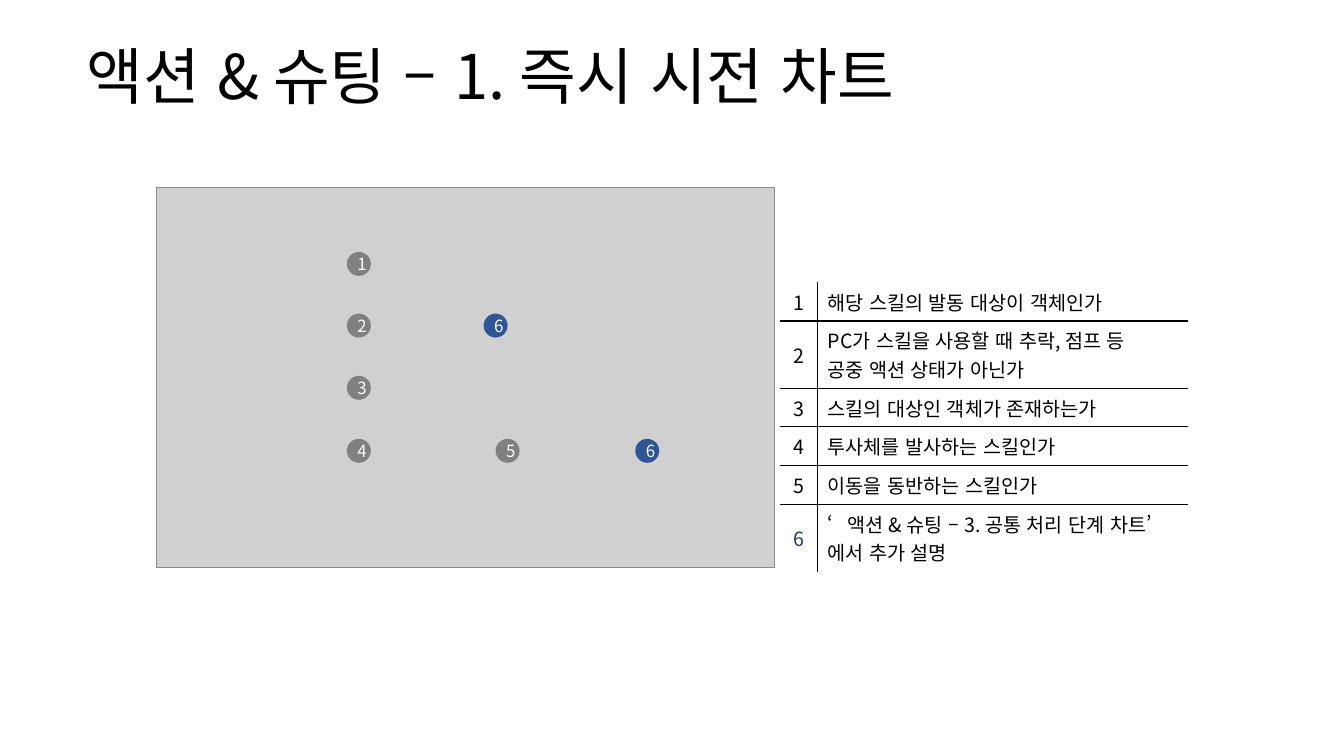
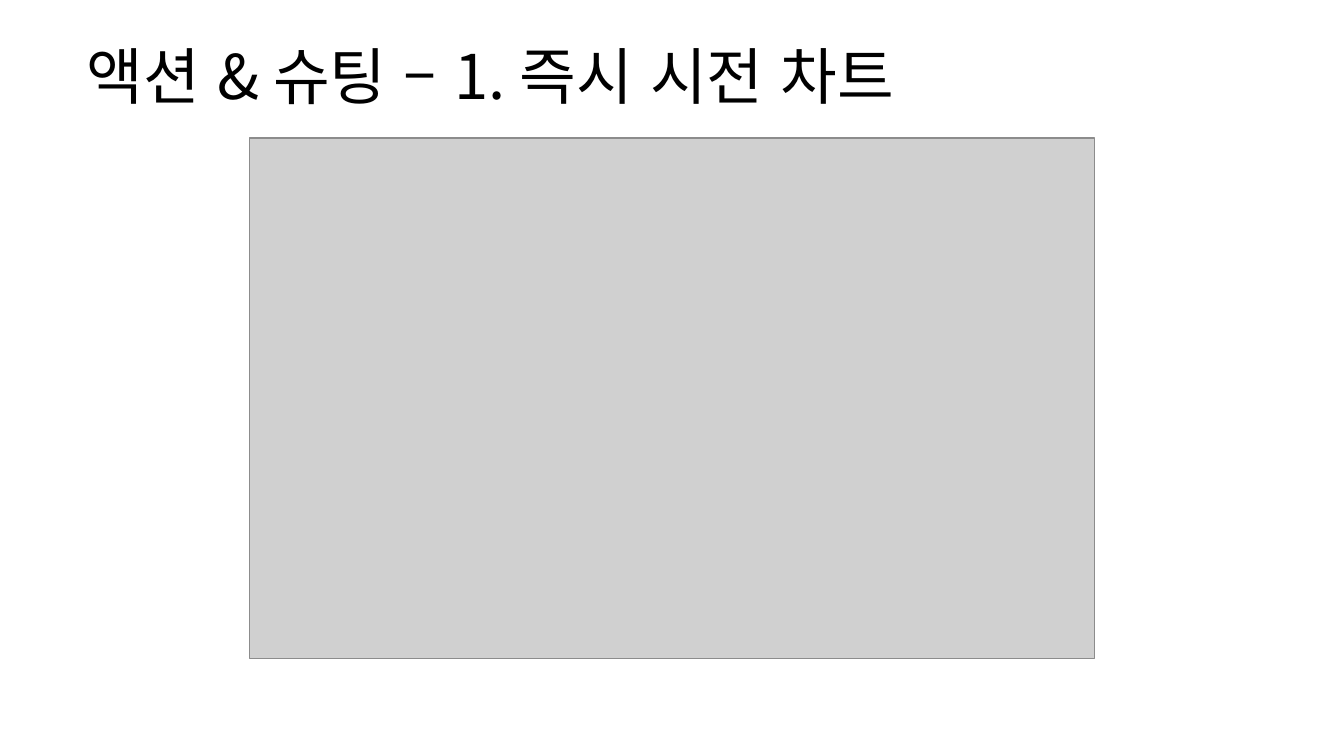
Before and after one commit to yjk0401/unityenginebasic_9th, a slide deck: slide 43 of 기획/방랑엽사전/스킬 시스템 기획서.pptx. Drawn at 1344x756 pixels with LibreOffice and Linux fonts; fonts in the diff are those of the drawing; grey boxes stand for pictures. Boxes give left, top, right and bottom in pixels: in the first picture for what was removed or moved away, otherwise in the second. Text is boxed around its words. In the diff, an @@ line names an element or a change of style, - is before the commit and + after.

```diff
--- a/기획/방랑엽사전/스킬 시스템 기획서.pptx
+++ b/기획/방랑엽사전/스킬 시스템 기획서.pptx
@@ picture added at (250, 138, 1094, 658) @@
@@ picture removed at (156, 188, 775, 568) @@
@@ ellipse removed at (347, 252, 371, 276) @@
-1
@@ table removed at (780, 282, 1189, 566), 6 rows, 2 columns @@
-1 | 해당 스킬의 발동 대상이 객체인가
-2 | PC가 스킬을 사용할 때 추락, 점프 등 / 공중 액션 상태가 아닌가
-3 | 스킬의 대상인 객체가 존재하는가
-4 | 투사체를 발사하는 스킬인가
-5 | 이동을 동반하는 스킬인가
-6 | ‘액션 & 슈팅 – 3. 공통 처리 단계 차트’ / 에서 추가 설명
@@ ellipse removed at (347, 314, 371, 338) @@
-2
@@ ellipse removed at (484, 314, 508, 338) @@
-6
@@ ellipse removed at (347, 376, 371, 400) @@
-3
@@ ellipse removed at (347, 439, 371, 463) @@
-4
@@ ellipse removed at (496, 439, 520, 463) @@
-5
@@ ellipse removed at (635, 439, 659, 463) @@
-6
```
Also in this commit, not shown: 27 other slides changed, 2 slides added, 3 other files.
